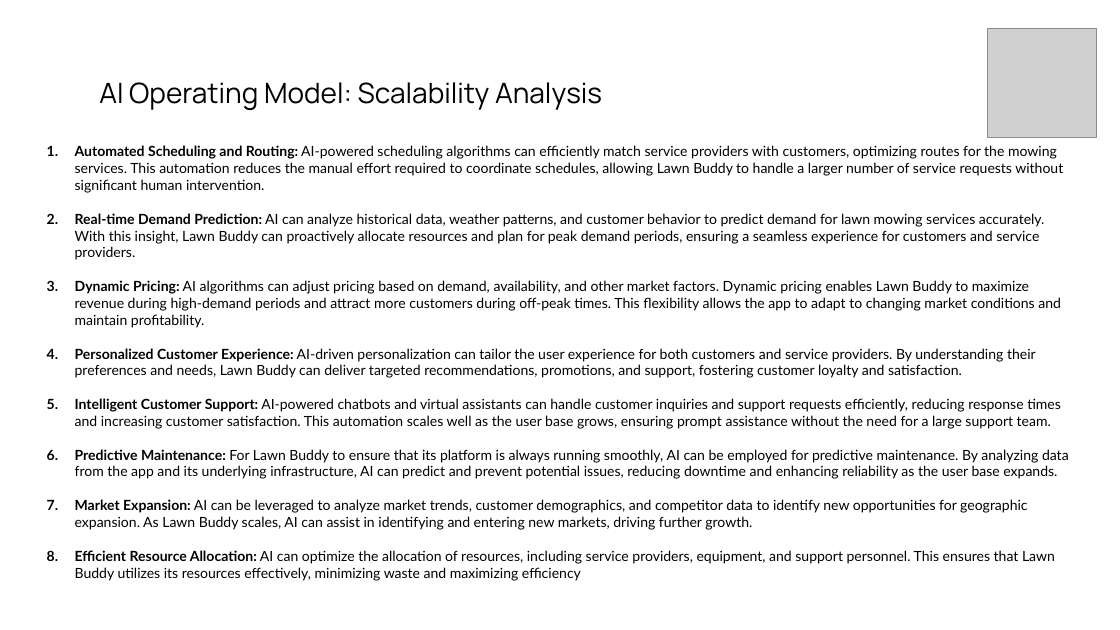
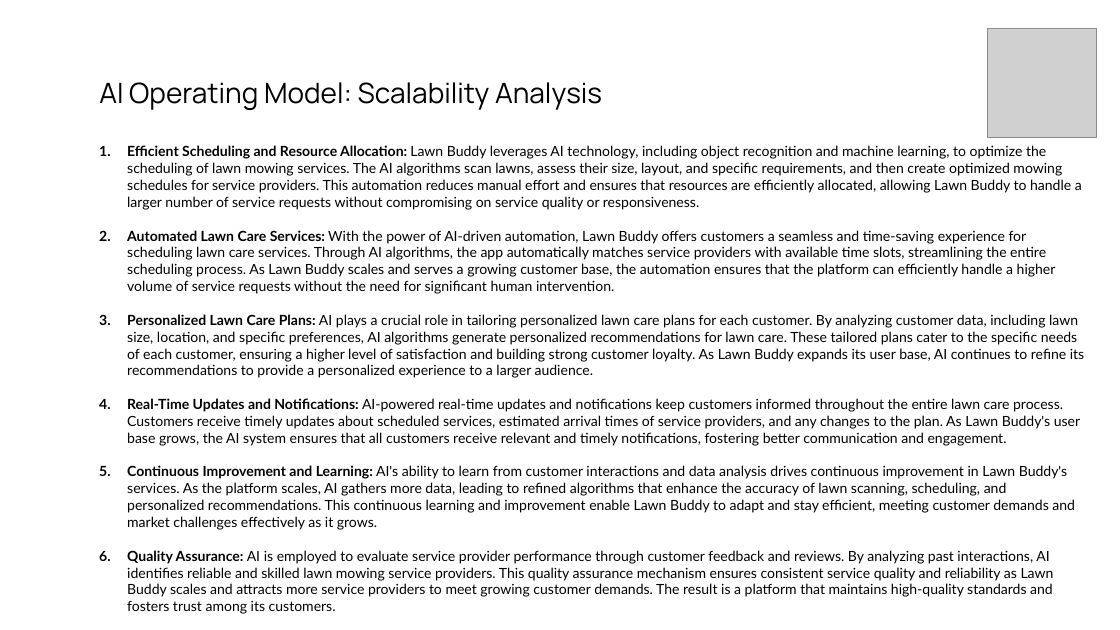
Before and after one commit to gasserahmed/VT-MIT, a slide deck: slide 7 of MGT5824-Tech-based Entrepreneurship/Assignments/Milestone #3 - Business Model Design & AI-powered Operating Models/gasser18-milestone3_slides.pptx. Drawn at 1120x630 pixels with LibreOffice and Linux fonts; fonts in the diff are those of the drawing; grey boxes stand for pictures. Boxes give left, top, right and bottom in pixels: in the first picture for what was removed or moved away, otherwise in the second. Text is boxed around its words. In the diff, an @@ line names an element or a change of style, - is before the commit and + after.

```diff
--- a/MGT5824-Tech-based Entrepreneurship/Assignments/Milestone #3 - Business Model Design & AI-powered Operating Models/gasser18-milestone3_slides.pptx
+++ b/MGT5824-Tech-based Entrepreneurship/Assignments/Milestone #3 - Business Model Design & AI-powered Operating Models/gasser18-milestone3_slides.pptx
@@ text at (127,145,1084,614): text changed @@
-1. Automated Scheduling and Routing: AI-powered scheduling algorithms can efficiently match service providers with customers, optimizing routes for the mowing services. This automation reduces the manual effort required to coordinate schedules, allowing Lawn Buddy to handle a larger number of service requests without significant human intervention.
-2. Real-time Demand Prediction: AI can analyze historical data, weather patterns, and customer behavior to predict demand for lawn mowing services accurately. With this insight, Lawn Buddy can proactively allocate resources and plan for peak demand periods, ensuring a seamless experience for customers and service providers.
-3. Dynamic Pricing: AI algorithms can adjust pricing based on demand, availability, and other market factors. Dynamic pricing enables Lawn Buddy to maximize revenue during high-demand periods and attract more customers during off-peak times. This flexibility allows the app to adapt to changing market conditions and maintain profitability.
-4. Personalized Customer Experience: AI-driven personalization can tailor the user experience for both customers and service providers. By understanding their preferences and needs, Lawn Buddy can deliver targeted recommendations, promotions, and support, fostering customer loyalty and satisfaction.
-5. Intelligent Customer Support: AI-powered chatbots and virtual assistants can handle customer inquiries and support requests efficiently, reducing response times and increasing customer satisfaction. This automation scales well as the user base grows, ensuring prompt assistance without the need for a large support team.
-6. Predictive Maintenance: For Lawn Buddy to ensure that its platform is always running smoothly, AI can be employed for predictive maintenance. By analyzing data from the app and its underlying infrastructure, AI can predict and prevent potential issues, reducing downtime and enhancing reliability as the user base expands.
-7. Market Expansion: AI can be leveraged to analyze market trends, customer demographics, and competitor data to identify new opportunities for geographic expansion. As Lawn Buddy scales, AI can assist in identifying and entering new markets, driving further growth.
-8. Efficient Resource Allocation: AI can optimize the allocation of resources, including service providers, equipment, and support personnel. This ensures that Lawn Buddy utilizes its resources effectively, minimizing waste and maximizing efficiency
+1. Efficient Scheduling and Resource Allocation: Lawn Buddy leverages AI technology, including object recognition and machine learning, to optimize the scheduling of lawn mowing services. The AI algorithms scan lawns, assess their size, layout, and specific requirements, and then create optimized mowing schedules for service providers. This automation reduces manual effort and ensures that resources are efficiently allocated, allowing Lawn Buddy to handle a larger number of service requests without compromising on service quality or responsiveness.
+2. Automated Lawn Care Services: With the power of AI-driven automation, Lawn Buddy offers customers a seamless and time-saving experience for scheduling lawn care services. Through AI algorithms, the app automatically matches service providers with available time slots, streamlining the entire scheduling process. As Lawn Buddy scales and serves a growing customer base, the automation ensures that the platform can efficiently handle a higher volume of service requests without the need for significant human intervention.
+3. Personalized Lawn Care Plans: AI plays a crucial role in tailoring personalized lawn care plans for each customer. By analyzing customer data, including lawn size, location, and specific preferences, AI algorithms generate personalized recommendations for lawn care. These tailored plans cater to the specific needs of each customer, ensuring a higher level of satisfaction and building strong customer loyalty. As Lawn Buddy expands its user base, AI continues to refine its recommendations to provide a personalized experience to a larger audience.
+4. Real-Time Updates and Notifications: AI-powered real-time updates and notifications keep customers informed throughout the entire lawn care process. Customers receive timely updates about scheduled services, estimated arrival times of service providers, and any changes to the plan. As Lawn Buddy's user base grows, the AI system ensures that all customers receive relevant and timely notifications, fostering better communication and engagement.
+5. Continuous Improvement and Learning: AI's ability to learn from customer interactions and data analysis drives continuous improvement in Lawn Buddy's services. As the platform scales, AI gathers more data, leading to refined algorithms that enhance the accuracy of lawn scanning, scheduling, and personalized recommendations. This continuous learning and improvement enable Lawn Buddy to adapt and stay efficient, meeting customer demands and market challenges effectively as it grows.
+6. Quality Assurance: AI is employed to evaluate service provider performance through customer feedback and reviews. By analyzing past interactions, AI identifies reliable and skilled lawn mowing service providers. This quality assurance mechanism ensures consistent service quality and reliability as Lawn Buddy scales and attracts more service providers to meet growing customer demands. The result is a platform that maintains high-quality standards and fosters trust among its customers.
```
Also in this commit, not shown: 5 other slides changed, 22 slides removed, 2 other files.
